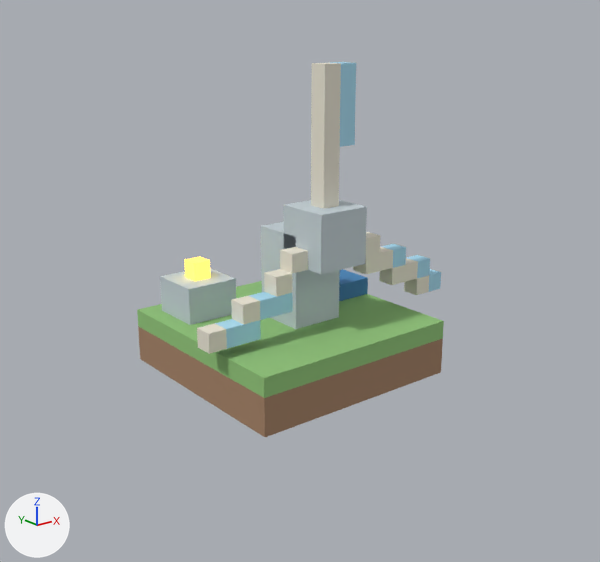
The glTF model apps/voxel-world/voxel-art/energy.glb, before and after one commit.
Before and after are seen from a 50 mm lens placed at (-7.27, -9.35, 4.58), pointed at (-0.13, -0.42, 1.0). Arrows for +X, +Y and +Z are at lower left; the lights stay in place. The older version comes first. Vertices at exactly the same position are counted once.

Names of what the first picture shows: 'ANIM_rotor_spin', 'VX_energy'.
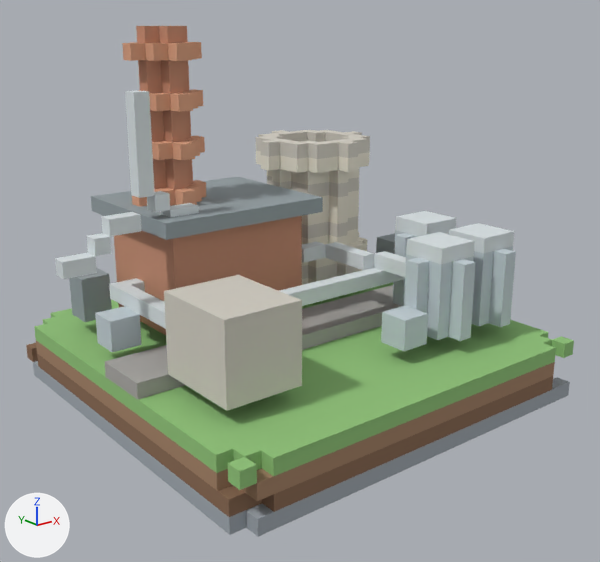
Where the change shows, as pixel boxes (x1, y1, x2, y2) in the pictures (600 x 562 px):
'VX_energy_LOD0', added
    after: (26, 26, 574, 537)
'VX_energy', deleted
    before: (137, 222, 444, 437)
    faces in mat_vx_grass (green #90c479): (137, 281, 444, 398)
    faces in mat_vx_dirt (brown #a48165): (138, 326, 443, 437)
    faces in mat_vx_metal (light grey #c4d0d6): (160, 222, 340, 329)
    faces in mat_vx_solar (blue #4584b8): (339, 269, 368, 301)
    faces in mat_vx_embers (yellow #ffd450, glowing yellow #ffd450): (184, 257, 210, 281)
'ANIM_rotor_spin', reshaped, moved
    before: (197, 62, 441, 354)
    after: (55, 91, 199, 279)

Diff of the bpy script that builds the scene:
```diff
--- a/apps/voxel-world/voxel-art/energy.glb.py
+++ b/apps/voxel-world/voxel-art/energy.glb.py
@@ me_anim_rotor_spin_geometry @@
-me_anim_rotor_spin_geometry.from_pydata(...)  # 168 vertices, 332 faces; spans x -2.03..2.3, y -0.41..0.41, z -1.22..2.3
-me_anim_rotor_spin_geometry.materials.append(mat_vx_glass)  # cyan #aaddf2
-me_anim_rotor_spin_geometry.materials.append(mat_vx_metal)  # light grey #c4d0d6
-me_anim_rotor_spin_geometry.materials.append(mat_vx_wall)  # pale yellow #eae5d4
+me_anim_rotor_spin_geometry.from_pydata(...)  # 86 vertices, 164 faces; spans x -1.21..1.21, y -0.11..0.11, z -0.77..1.43
+# me_anim_rotor_spin_geometry part 1: the whole mesh is rebuilt
+me_anim_rotor_spin_geometry.materials.append(mat_vx_metal_lit)  # white #dae2e5
@@ ob_vx_energy @@
-ob_vx_energy = bpy.data.objects.new('VX_energy', me_vx_energy_geometry)
@@ ob_anim_rotor_spin @@
 ob_anim_rotor_spin = bpy.data.objects.new('ANIM_rotor_spin', me_anim_rotor_spin_geometry)
-ob_anim_rotor_spin.location = (0.0, -0.81, 1.75)
+ob_anim_rotor_spin.location = (-2.2, 0.25, 2.3)
@@ ob_vx_energy_lod0 @@
+ob_vx_energy_lod0 = bpy.data.objects.new('VX_energy_LOD0', me_vx_energy_lod0_geometry)  # 4278 vertices, 8700 faces; spans x -2.97..2.97, y -2.97..2.97, z -0.77..4.51; in mat_vx_brick (brown #c78e73), mat_vx_brick_lit (beige #dda281), mat_vx_dirt (brown #a48165), mat_vx_dirt_dark (brown #896950), mat_vx_grass (green #90c479), mat_vx_light (yellow #ffdd81, glowing yellow #ffdd81), mat_vx_metal (light grey #c4d0d6), mat_vx_metal_dark (grey #939ea2), mat_vx_metal_lit (white #dae2e5), mat_vx_road (grey #aaa8a4), mat_vx_road_lit (light grey #bfbcb5), mat_vx_stone (grey #a0a8af), mat_vx_wall (pale yellow #eae5d4), mat_vx_wall_dark (light grey #d1cdc2)
+ob_vx_energy_lod0.location = (0.0, 0.0, 0.0)
```
